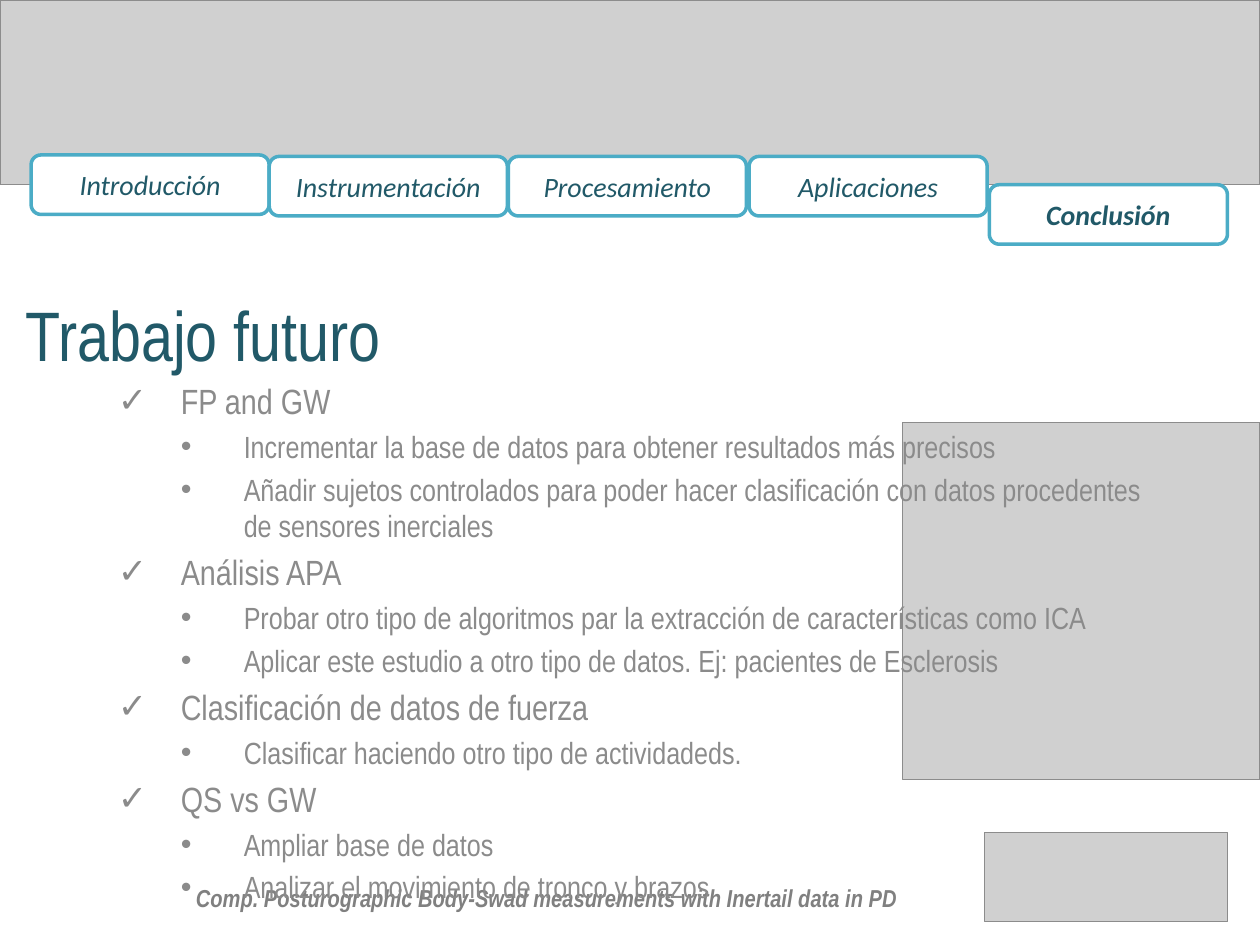
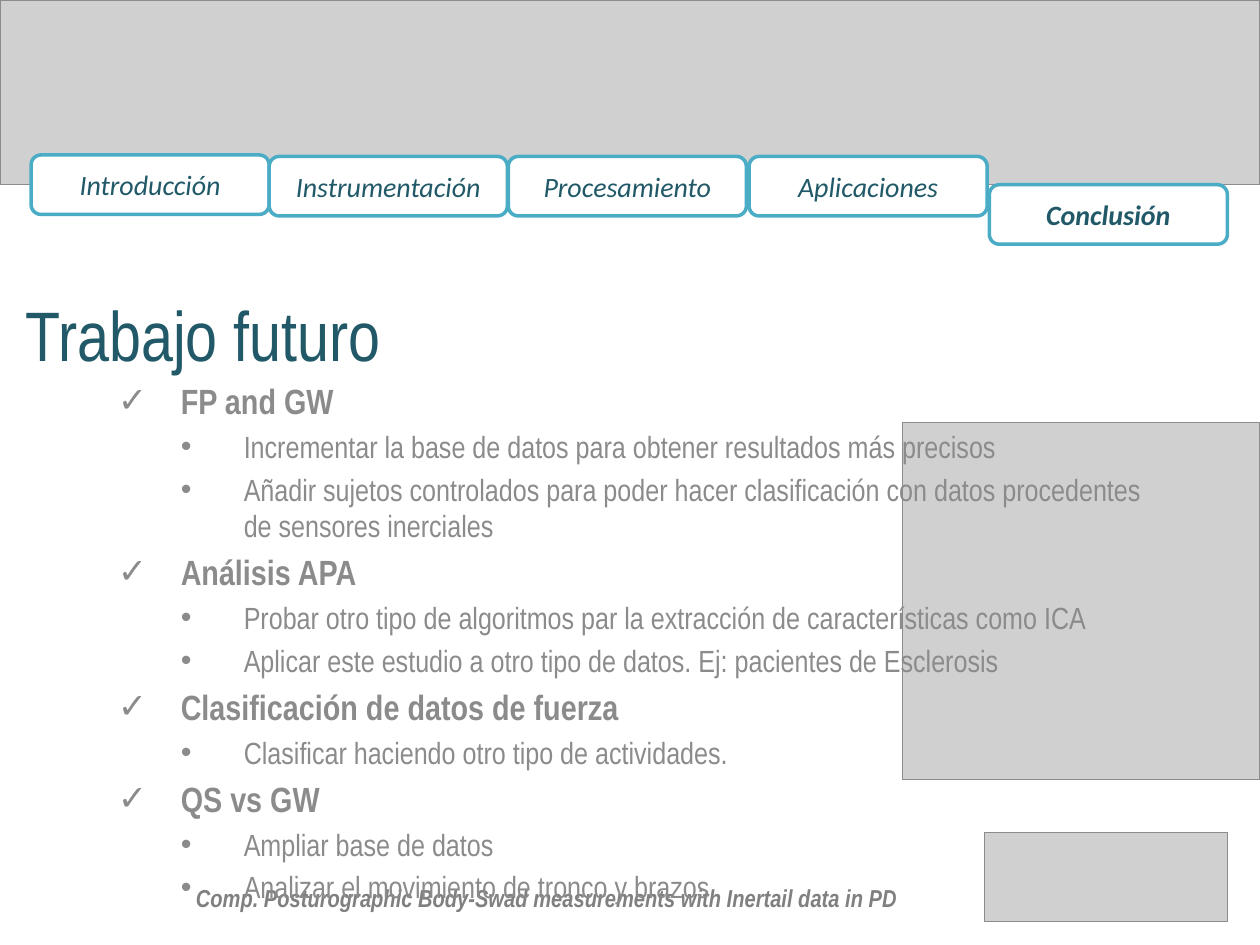
Before and after one commit to aolivares/APA, a slide deck: slide 28 of Documents/Project report Vero/Presentation/Presentation_V2.pptx. Drawn at 1260x945 pixels with LibreOffice and Linux fonts; fonts in the diff are those of the drawing; grey boxes stand for pictures. Boxes give left, top, right and bottom in pixels: in the first picture for what was removed or moved away, otherwise in the second. Text is boxed around its words. In the diff, an @@ line names an element or a change of style, - is before the commit and + after.

```diff
--- a/Documents/Project report Vero/Presentation/Presentation_V2.pptx
+++ b/Documents/Project report Vero/Presentation/Presentation_V2.pptx
@@ text at [181,388,619,819]: bold on in "FP and GW", "Análisis APA", "Clasificación de datos de fuerza", "QS vs GW" @@
@@ text at [244,742,727,770]: text changed @@
-  • Clasificar haciendo otro tipo de actividadeds.
+  • Clasificar haciendo otro tipo de actividades.
```
Also in this commit, not shown: 5 other slides changed.
